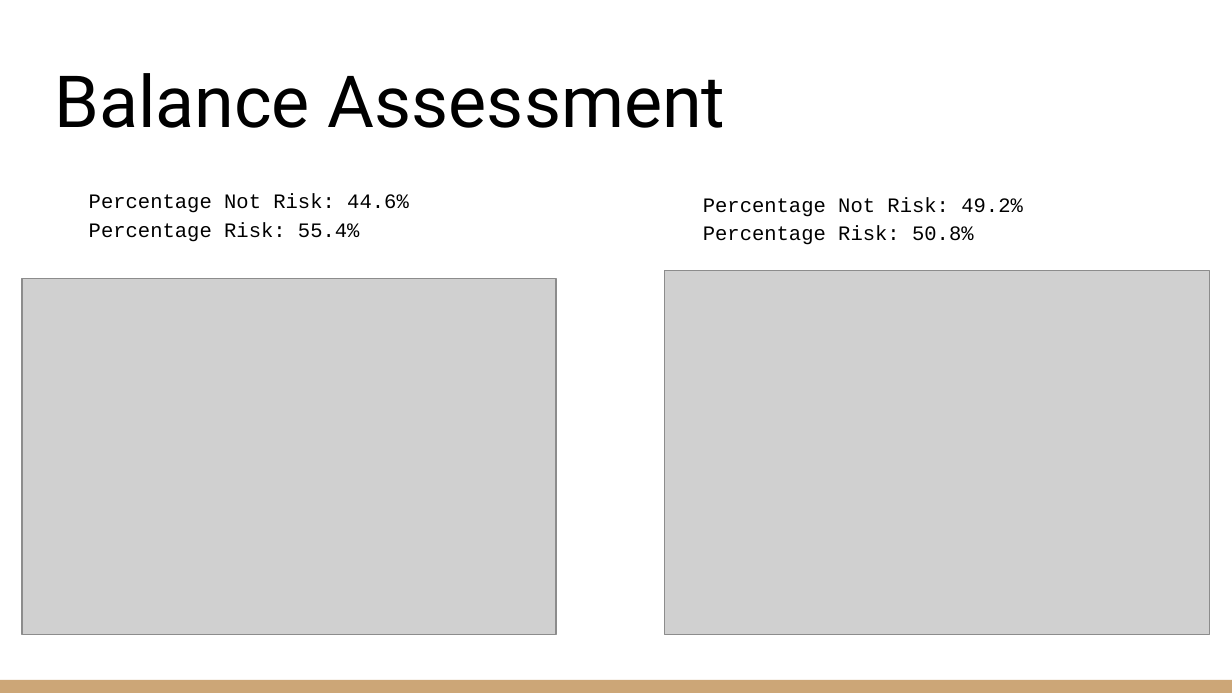
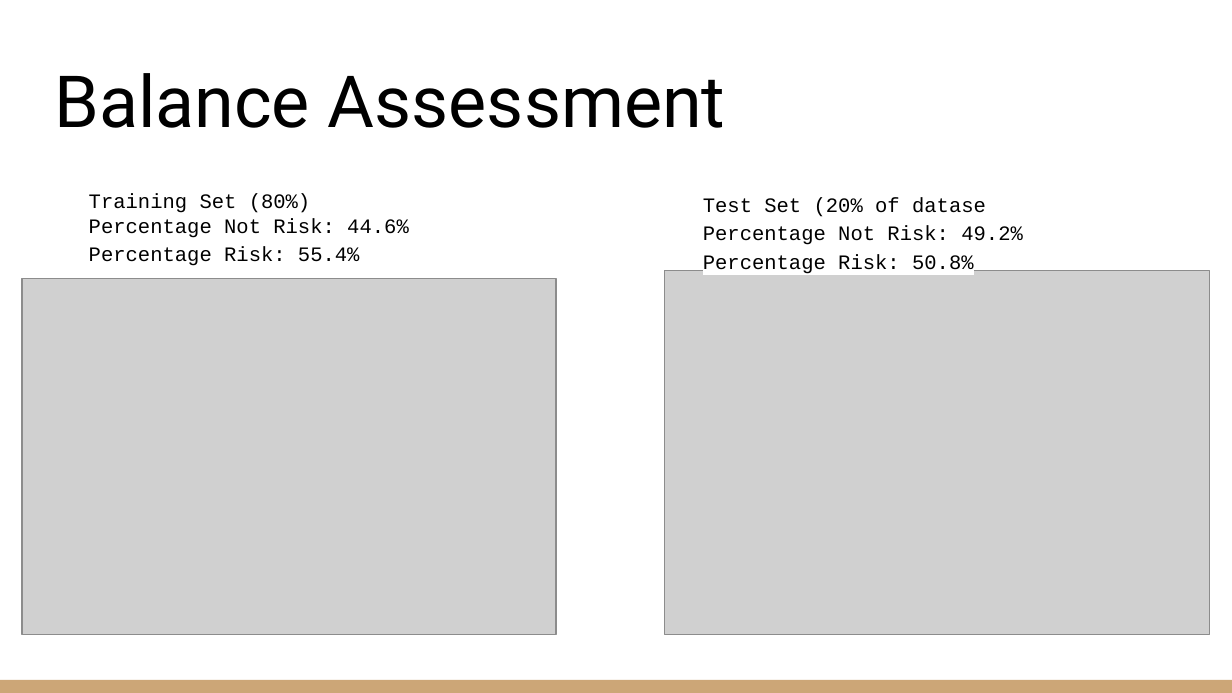
Before and after one commit to zachcarlson/HeartAttackPredictor, a slide deck: slide 13 of documents/DSCI 631 Final Project Presentation.pptx. Drawn at 1232x693 pixels with LibreOffice and Linux fonts; fonts in the diff are those of the drawing; grey boxes stand for pictures. Boxes give left, top, right and bottom in pixels: in the first picture for what was removed or moved away, otherwise in the second. Text is boxed around its words. In the diff, an @@ line names an element or a change of style, - is before the commit and + after.

```diff
--- a/documents/DSCI 631 Final Project Presentation.pptx
+++ b/documents/DSCI 631 Final Project Presentation.pptx
@@ text at [89, 194, 311, 213]: paragraph added @@
+Training Set (80%)
@@ text at [703, 197, 986, 217]: paragraph added @@
+Test Set (20% of datase
```
Also in this commit, not shown: 3 other slides changed, 2 slides added, 3 other files.
